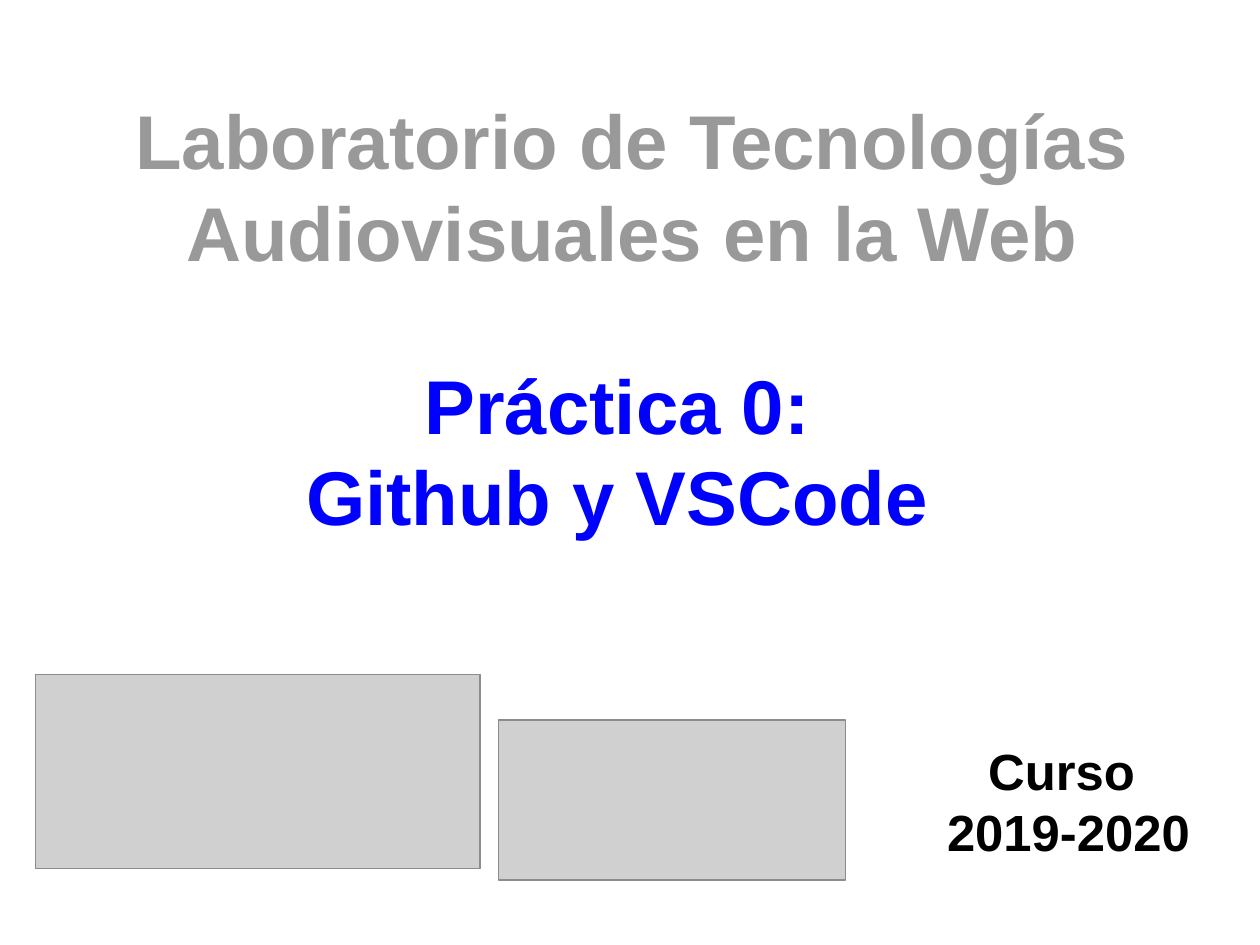
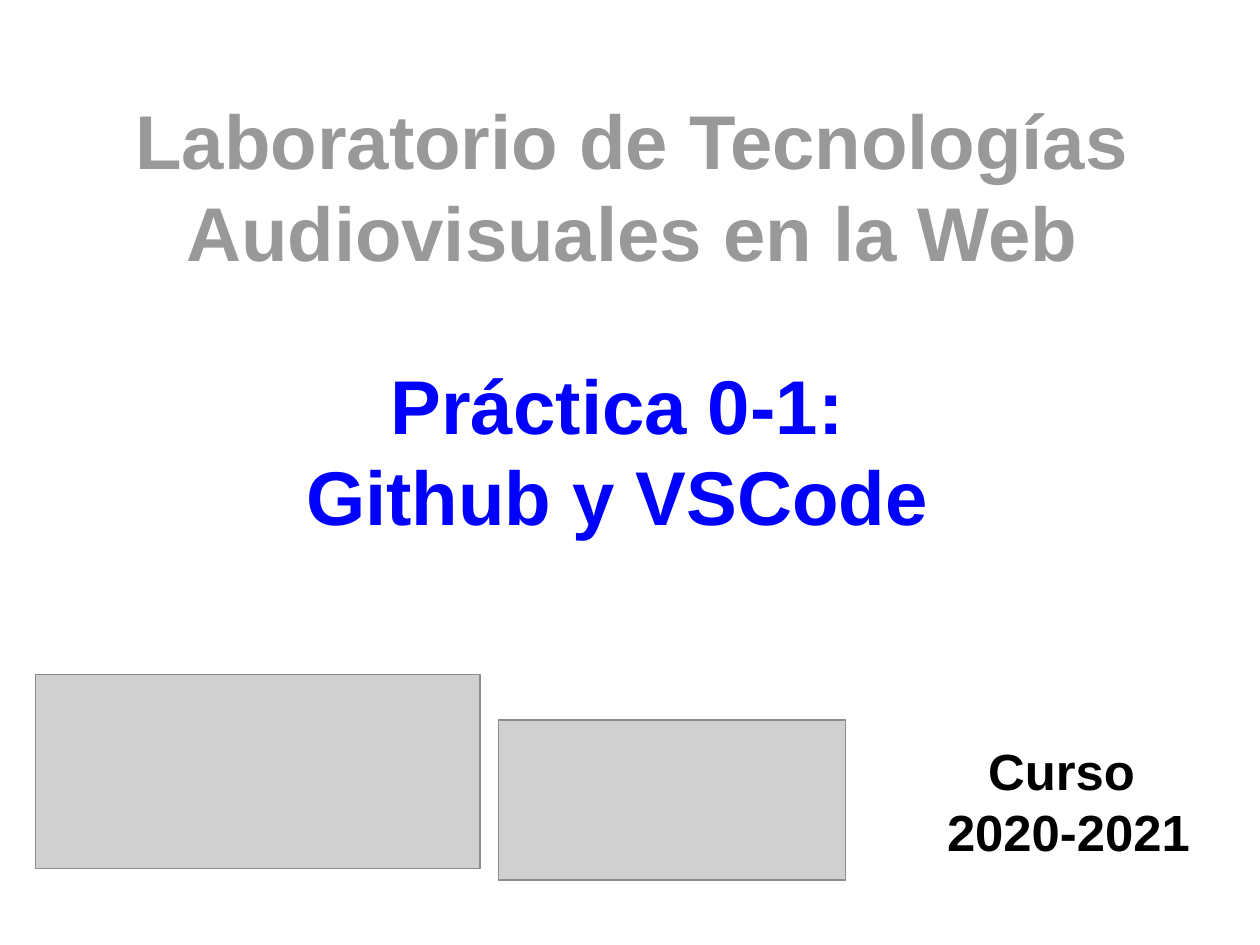
Before and after one commit to myTeachingURJC/2020-2021-LTAW, a slide deck: slide 1 of L01/Portada/Portada.odp. Drawn at 1260x945 pixels with LibreOffice and Linux fonts; fonts in the diff are those of the drawing; grey boxes stand for pictures. Boxes give left, top, right and bottom in pixels: in the first picture for what was removed or moved away, otherwise in the second. Text is boxed around its words. In the diff, an @@ line names an element or a change of style, - is before the commit and + after.

```diff
--- a/L01/Portada/Portada.odp
+++ b/L01/Portada/Portada.odp
@@ title at [306, 378, 928, 540]: text changed @@
-Práctica 0:
-Github y VSCode
+Práctica 0-1:
+Github y VSCode
@@ title at [947, 754, 1190, 852]: text changed @@
-Curso
-2019-2020
+Curso
+2020-2021
```
Also in this commit, not shown: 5 other files.
